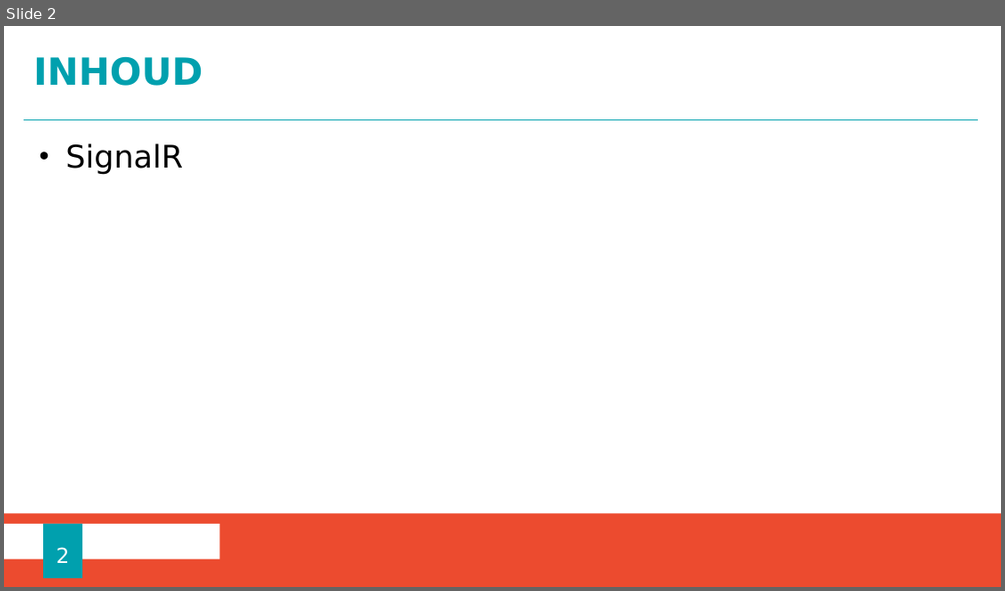
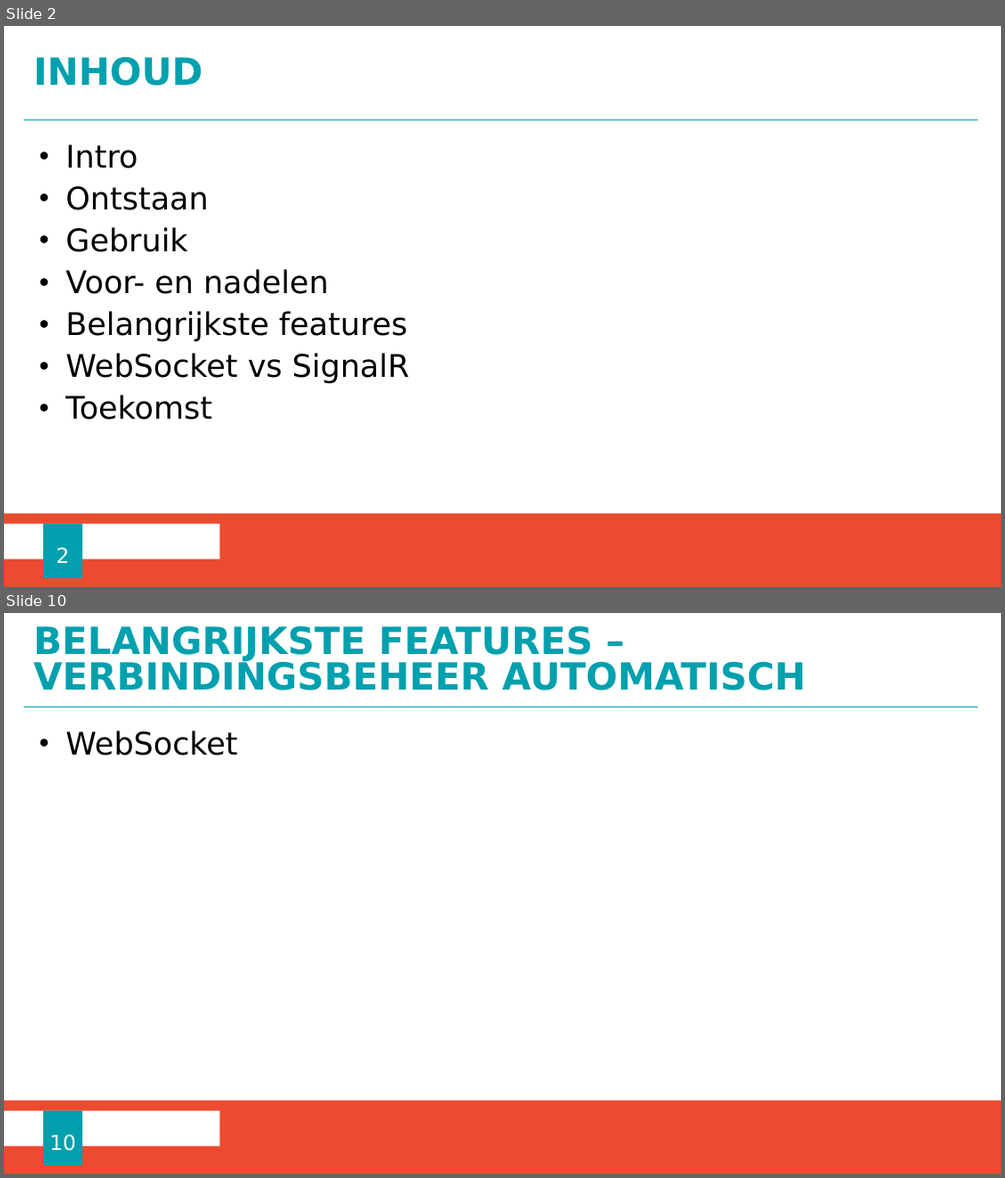
Before and after one commit to ChristopheM98/SignalR_Webapp, a slide deck: Presentatie SignalR.pptx. Shown one above the other, each under a label of ours: slide 2 before the commit, slides 2 and 10 after it; the slides between them are not shown. The pictures are 1005x591 and 1005x1178 pixels, drawn with LibreOffice and Linux fonts; fonts in the diff are those of the drawing; background and template pictures are left out. Boxes give left, top, right and bottom in pixels: in the first picture for what was removed or moved away, otherwise in the second. Text is boxed around its words. In the diff, an @@ line names an element or a change of style, - is before the commit and + after.

```diff
--- a/Presentatie SignalR.pptx
+++ b/Presentatie SignalR.pptx
@@ slide 10 added at box(4, 613, 1001, 1174), background #FFFFFF; not listed: 3 template elements that a slide beside it also shows @@
@@ title added at box(33, 626, 806, 690), 36 pt, text #00A0AE, bold @@
+BELANGRIJKSTE FEATURES – VERBINDINGSBEHEER AUTOMATISCH
@@ text added at box(65, 730, 237, 755), 30 pt, text #000000 @@
+• WebSocket
@@ page number added at box(43, 1111, 81, 1165), fill #00A0AE, 20 pt, text #FFFFFF @@
+10
@@ slide 2 changed as well @@
@@ text at box(65, 144, 410, 419): text changed @@
-• SignalR
+• Intro
+• Ontstaan
+• Gebruik
+• Voor- en nadelen
+• Belangrijkste features
+• WebSocket vs SignalR
+• Toekomst
```
Also in this commit, not shown: 2 other slides changed, 14 other slides added, 6 other files.
